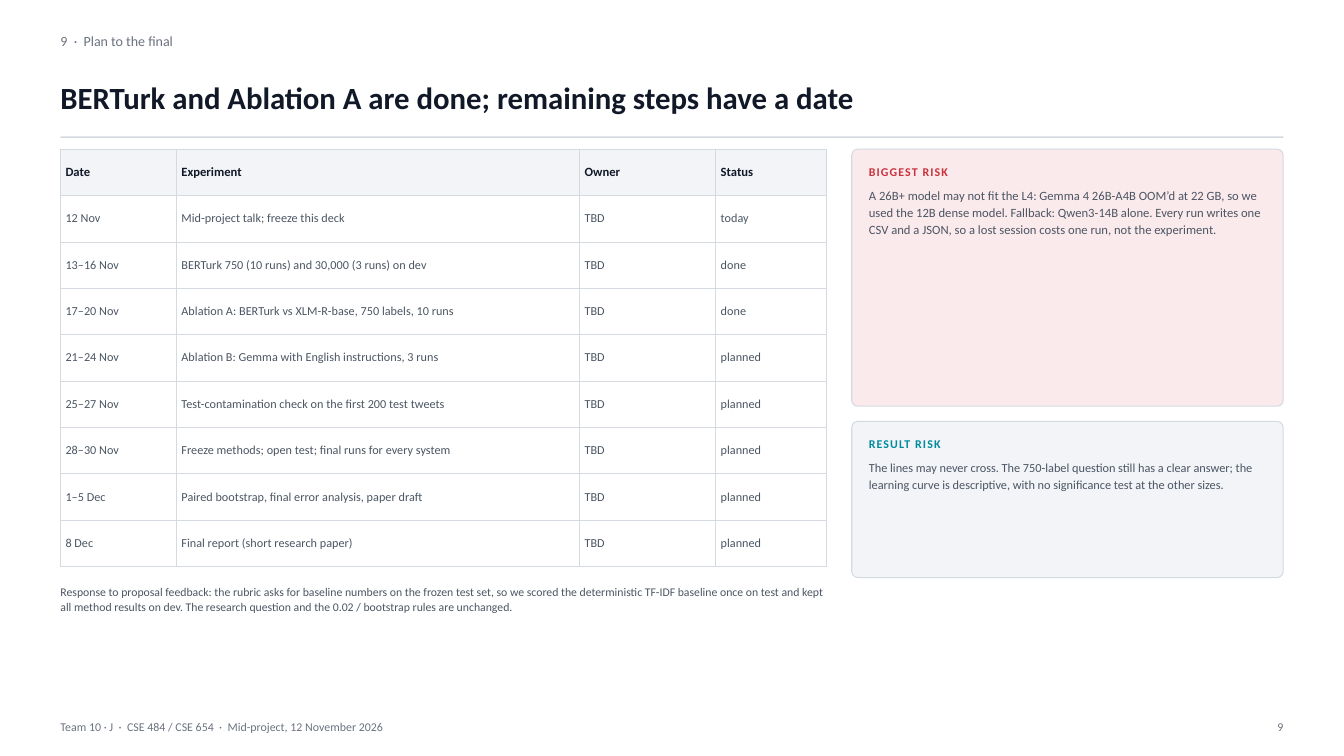
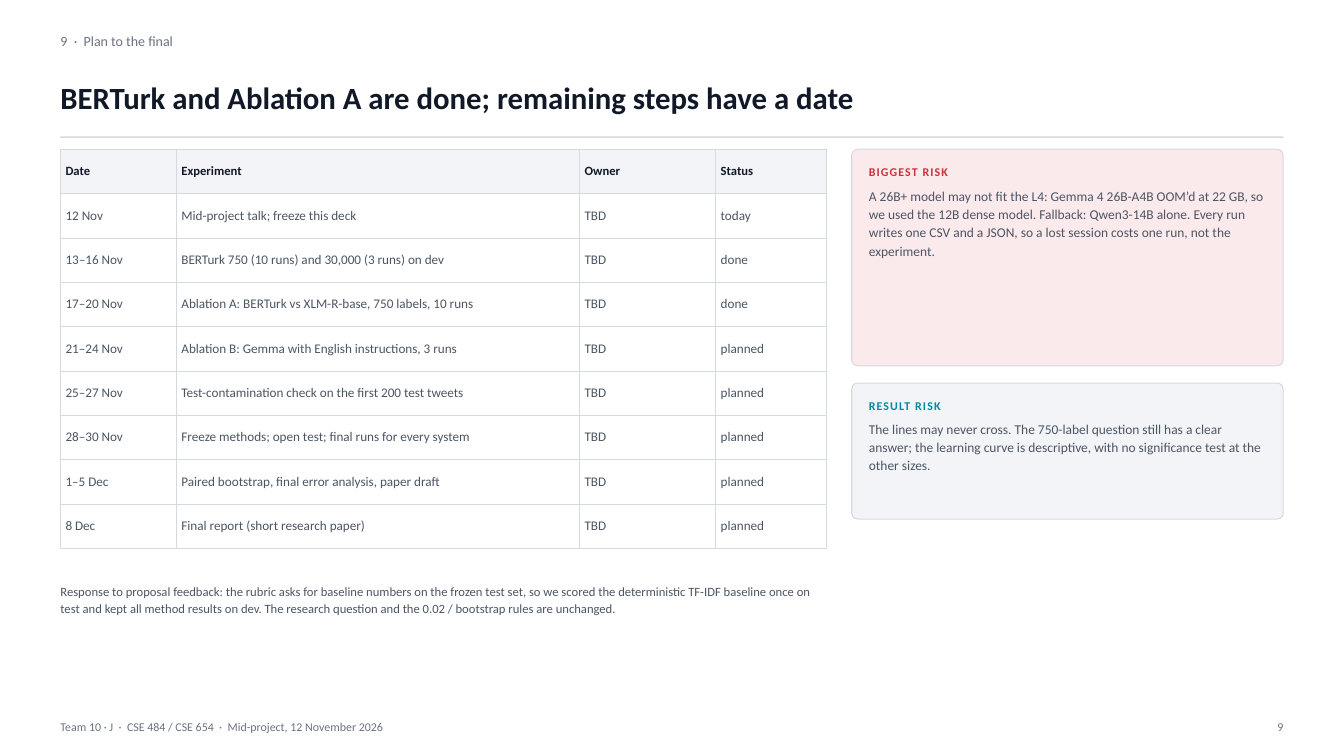
Before and after one commit to VesileHann/offenseval-tr-midproject, a slide deck: slide 9 of paper/Team10_MidProject.pptx. Drawn at 1344x756 pixels with LibreOffice and Linux fonts; fonts in the diff are those of the drawing. Boxes give left, top, right and bottom in pixels: in the first picture for what was removed or moved away, otherwise in the second. Text is boxed around its words. In the diff, an @@ line names an element or a change of style, - is before the commit and + after.

Commit message:
paper: improve slide typography and align with fine-tuning results

```diff
--- a/paper/Team10_MidProject.pptx
+++ b/paper/Team10_MidProject.pptx
@@ table at [60,149,827,536] @@
@@ size 8.7 to 9.4 pt @@
@@ rounded rectangle: place and size @@
-rounded rectangle at [852,149,1284,406]
+rounded rectangle at [852,149,1284,366]
@@ rounded rectangle at [852,149,1284,366]: proportions changed @@
@@ text "A 26B+ model may not ..." at [869,191,1263,258]: size 9 to 9.6 pt @@
@@ rounded rectangle at [852,383,1284,519]: proportions changed @@
@@ rounded rectangle: place and size @@
-rounded rectangle at [852,421,1284,578]
+rounded rectangle at [852,383,1284,519]
@@ text "RESULT RISK": place and size @@
-text "RESULT RISK" at [869,440,940,448]
+text "RESULT RISK" at [869,402,940,410]
@@ text "The lines may never cross. ...": place and size @@
-text "The lines may never cross. ..." at [869,463,1253,491]
+text "The lines may never cross. ..." at [869,424,1261,470]
@@ text "The lines may never cross. ..." at [869,424,1261,470]: size 8.8 to 9.6 pt @@
@@ text "Response to proposal feedback: the ..." at [60,587,810,615]: size 8.4 to 9 pt @@
```
Also in this commit, not shown: 13 other slides changed, 1 other file.
